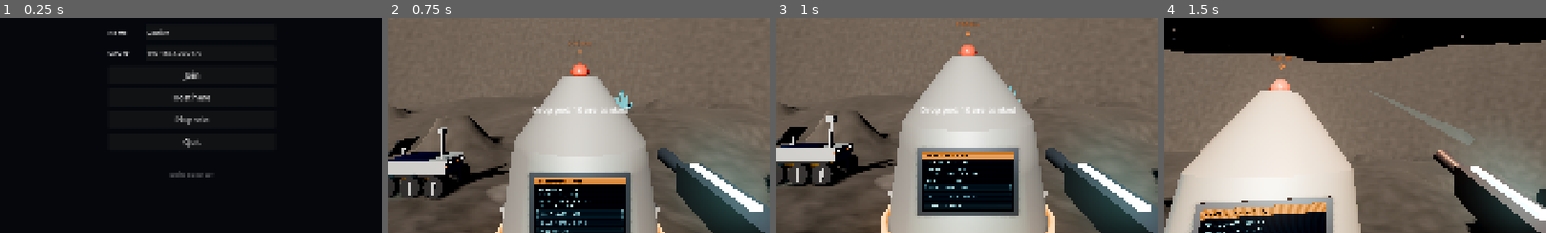
Above: before the commit, frames 1-4 (left to right).
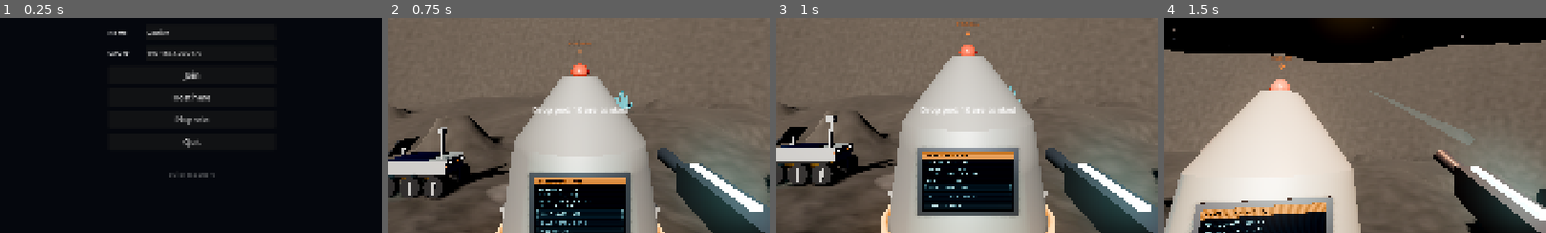
Above: after the commit, the same moments.

Repository: devonbacon/rockhopper
Game: Godot game, scene res://menu/menu.tscn
The game is run twice, just before and just after one commit, with the same random seed, the same clock (stepped at 60 frames per second) and the same inputs.
Inputs (mouse positions are % of the whole screen's width and height, from its top left):
- Up to frame 1 (0.25 s): no input
- Up to frame 2 (0.75 s): click "Play solo" at 0.5 s
- Up to frame 3 (1 s): no input
- Up to frame 4 (1.5 s): tap Enter at 1.25 s; move the mouse to (55, 50) at 1.27 s; hold W from 1.28 s (still down); tap Q at 1.35 s; click (55, 50) at 1.42 s
The pictures show only the part of the screen within x 25-75%, y 34-84%; the shares and areas given below are measured in that part.

The runs differ from the first frame. In frame 1, 0.1% of the frame differs, in the area x 44-57%, y 71-75%; in frame 2, nothing differs; in frame 3, nothing differs; in frame 4, nothing differs.

Commit message:
Spiders come out of bug holes, scaled to the number of players
At nightfall bug holes tear open 28-46 m from the pod: one the first
night, two the second, one more with three or more players. They glow
red, show on the commander's map, and close at sunrise. Spiders only
come up out of them, and with nothing within 40 m make for the pod.

Solo, at most 3 spiders at once at first and 8 by the end (from 5 and
16), coming 5-2.5 s apart (from 4-1.5 s); each player past the first
adds half as much again.

Co-Authored-By: Claude Opus 5.5 <noreply@anthropic.com>

Diff:
--- a/game/commander.gd
+++ b/game/commander.gd
@@ -510,6 +510,12 @@
 
 func _draw_overlay() -> void:
 	var font := _overlay.get_theme_default_font()
+	for hole in game.holes:
+		var at := _screen(hole.global_position)
+		if at != Vector2.INF:
+			_overlay.draw_arc(at, 12.0, 0, TAU, 24, SPIDER, 2.5)
+			_overlay.draw_circle(at, 5.0, Color(SPIDER, 0.5))
+			_text(font, at + Vector2(0, 26), "BUG HOLE", 12, SPIDER)
 	for spider in game.spiders:
 		var at := _screen(spider.global_position)
 		if at != Vector2.INF:
--- a/game/game.gd
+++ b/game/game.gd
@@ -18,8 +18,9 @@
 ## for up front that soldiers hammer up; orders rovers about; and picks
 ## what the labs research.
 ##
-## Once the sun's set, spiders climb out of the ground wherever no light falls,
-## more of them as the mission goes on, and go for soldiers, rovers out on
+## At nightfall bug holes tear open out in the crater, more of them each
+## night, and spiders climb out of them, more as the mission goes on and
+## the more players there are, and go for soldiers, rovers out on
 ## the road, what's been built, and the pod. Sunlight sends them back
 ## under. If they tear the pod open, nobody's going home; hammering it
 ## patches it up. Soldiers carry flares, which recharge, to light the dark
@@ -72,12 +73,17 @@
 ## Health comes back this fast once nothing's hurt you for a while.
 const HEAL_RATE := 4.0
 const HEAL_DELAY := 4.0
-## Spiders: the most alive at once grows from the first to the second over
-## the mission, and they come up this many seconds apart.
-const SPIDERS_START := 5
-const SPIDERS_END := 16
-const SPAWN_GAP_START := 4.0
-const SPAWN_GAP_END := 1.5
+## Spiders, for one player: the most alive at once grows from the first to
+## the second over the mission, and they come up this many seconds apart.
+## Each player past the first adds half as much again.
+const SPIDERS_START := 3
+const SPIDERS_END := 8
+const SPAWN_GAP_START := 5.0
+const SPAWN_GAP_END := 2.5
+## Bug holes open this far from the pod, at least this far apart.
+const HOLE_NEAR := 28.0
+const HOLE_FAR := 46.0
+const HOLE_APART := 18.0
 const SNAPSHOT_EVERY := 0.05
 const SLOW_EVERY := 0.25
 const MOVE_EVERY := 1.0 / 30.0
@@ -151,6 +157,7 @@
 var rovers: Array[Rover] = []
 var spiders: Array[Spider] = []
 var flares: Array[Flare] = []
+var holes: Array[Hole] = []
 ## Lately pinged spots: {position, name, commander, age, peer}.
 var pings: Array[Dictionary] = []
 ## Net id -> node, for everything that has one.
@@ -162,6 +169,7 @@
 var _rng := RandomNumberGenerator.new()
 var _light_check := 0.0
 var _spawn_in := 2.0
+var _night := false
 var _snap_in := 0.0
 var _slow_in := 0.0
 var _move_in := 0.0
@@ -675,7 +683,10 @@
 	var plans: Array = []
 	for b in blueprints:
 		plans.append([b.net_id, b.kind, b.global_position, b.global_basis.get_rotation_quaternion(), b.normal, b.hits, b.deposit.net_id if b.deposit else 0])
-	return [rows, alive, researched.keys(), plans]
+	var hole_rows: Array = []
+	for hole in holes:
+		hole_rows.append([hole.net_id, hole.global_position, hole.normal])
+	return [rows, alive, researched.keys(), plans, hole_rows]
 
 
 ## Client: the server's latest of everything that moves.
@@ -840,6 +851,16 @@
 	for plan in blueprints.duplicate():
 		if !seen.has(plan.net_id):
 			_remove_blueprint(plan)
+	seen.clear()
+	for row: Array in data[4]:
+		seen[row[0]] = true
+		if !entities.has(row[0]):
+			_add_hole(row[1], row[2], row[0])
+	for hole in holes.duplicate():
+		if !seen.has(hole.net_id):
+			holes.erase(hole)
+			entities.erase(hole.net_id)
+			hole.queue_free()
 	for upgrade: StringName in data[2]:
 		if !researched.has(upgrade):
 			researched[upgrade] = true
@@ -1164,7 +1185,7 @@
 		if distance < best_distance:
 			best_distance = distance
 			best = candidate
-	return best
+	return best if best else pod
 
 
 ## How close a spider has to be to bite target.
@@ -1268,52 +1289,60 @@
 ## soldier, a rover, or something built.
 func _spawn_spiders(delta: float) -> void:
 	if Sun.dir_at(time).y > 0.0:
+		_night = false
+		for hole in holes:
+			entities.erase(hole.net_id)
+			hole.queue_free()
+		holes.clear()
 		return
+	if !_night:
+		_night = true
+		_open_holes()
 	_spawn_in -= delta
-	if _spawn_in > 0.0:
+	if _spawn_in > 0.0 or holes.is_empty():
 		return
 	var progress := time / MISSION
-	_spawn_in = lerpf(SPAWN_GAP_START, SPAWN_GAP_END, progress)
-	if spiders.size() >= roundi(lerpf(SPIDERS_START, SPIDERS_END, progress)):
+	var players := (1.0 + maxi(1, bodies.size())) * 0.5
+	_spawn_in = lerpf(SPAWN_GAP_START, SPAWN_GAP_END, progress) / players
+	if spiders.size() >= roundi(lerpf(SPIDERS_START, SPIDERS_END, progress) * players):
 		return
-	var near: Array[Node3D] = []
-	for peer in bodies:
-		if peer != commander_peer:
-			near.append_array([bodies[peer], bodies[peer], bodies[peer]])
-	near.append_array(rovers)
-	near.append_array(built)
-	if commander_peer != 0:
-		near.append_array([pod, pod])
-	if near.is_empty():
-		return
-	var focus: Node3D = near[_rng.randi() % near.size()]
-	for attempt in 4:
-		var spot := _spawn_spot(focus.global_position)
-		if spot != Vector3.INF:
-			spawn_spider(spot)
-			return
-
-
-## Somewhere dark on the ground 12-28 m from around, inside the crater and
-## not too near any soldier, or INF if this try didn't find one.
-func _spawn_spot(around: Vector3) -> Vector3:
-	var up := Terrain.up_at(around)
-	var frame := Fixture.upright(up)
+	var hole: Hole = holes[_rng.randi() % holes.size()]
+	var frame := Fixture.upright(hole.normal)
 	var angle := _rng.randf() * TAU
-	var start := around + up * 6.0 + (frame.x * cos(angle) + frame.z * sin(angle)) * _rng.randf_range(12.0, 28.0)
-	if Vector2(start.x, start.z).length() > Terrain.FLOOR_RADIUS or terrain.density(start) < 0.0:
-		return Vector3.INF
-	var query := PhysicsRayQueryParameters3D.create(start, start - up * 24.0, Terrain.ROCK_LAYER)
-	var hit := get_world_3d().direct_space_state.intersect_ray(query)
-	if hit.is_empty():
-		return Vector3.INF
-	var spot: Vector3 = hit.position
-	for peer in bodies:
-		if peer != commander_peer and spot.distance_to((bodies[peer] as Node3D).global_position) < 10.0:
-			return Vector3.INF
-	if lit_at(spot + up * 0.6) != "":
-		return Vector3.INF
-	return spot
+	var spot := hole.global_position + (frame.x * cos(angle) + frame.z * sin(angle)) * _rng.randf_range(0.0, Hole.RADIUS * 0.7)
+	spawn_spider(terrain.surface_point(spot)[0])
+
+
+## Nightfall: one bug hole the first night, one more each night after, and
+## one more with three players or more, out in the crater away from the pod.
+func _open_holes() -> void:
+	var first_sunset := (PI - Sun.START) / TAU * Sun.DAY
+	var night := floori((time - first_sunset) / Sun.DAY) + 1
+	var want := night + (1 if bodies.size() >= 3 else 0)
+	var spots: Array[Array] = terrain.surface_spots.duplicate()
+	_shuffle(spots)
+	for loose in [1.0, 0.5]:
+		for spot in spots:
+			if holes.size() >= want:
+				break
+			var at: Vector3 = spot[0]
+			var from_pod := at.distance_to(pod.global_position)
+			if from_pod < HOLE_NEAR * loose or from_pod > HOLE_FAR / loose or Vector2(at.x, at.z).length() > Terrain.FLOOR_RADIUS - 4.0 or (spot[1] as Vector3).y < 0.8 * loose:
+				continue
+			if holes.any(func(h: Hole) -> bool: return h.global_position.distance_to(at) < HOLE_APART * loose):
+				continue
+			_add_hole(at, spot[1])
+	_announce("Bug holes are tearing open in the dark." if holes.size() > 1 else "A bug hole's torn open in the dark.")
+
+
+func _add_hole(at: Vector3, normal: Vector3, id := 0) -> Hole:
+	var hole := Hole.new()
+	hole.normal = normal
+	hole.position = at
+	add_child(hole)
+	_track(hole, id)
+	holes.push_back(hole)
+	return hole
 
 
 func _end(new_state: State, text: String) -> void:
--- /dev/null
+++ b/world/hole.gd
@@ -0,0 +1,51 @@
+class_name Hole
+extends Node3D
+## A bug hole: torn open in the ground at nightfall, where the spiders come
+## up from, and closed again at sunrise.
+
+const RADIUS := 1.6
+
+var net_id := 0
+var normal := Vector3.UP
+
+var _glow: OmniLight3D
+var _age := 0.0
+
+
+func _ready() -> void:
+	basis = Fixture.upright(normal)
+	var rim := MeshInstance3D.new()
+	var torus := TorusMesh.new()
+	torus.inner_radius = RADIUS * 0.8
+	torus.outer_radius = RADIUS * 1.35
+	rim.mesh = torus
+	rim.scale = Vector3(1, 0.45, 1)
+	var rock := StandardMaterial3D.new()
+	rock.albedo_color = Color(0.22, 0.2, 0.19)
+	rock.roughness = 1.0
+	rim.material_override = rock
+	add_child(rim)
+	var pit := MeshInstance3D.new()
+	var disc := CylinderMesh.new()
+	disc.top_radius = RADIUS
+	disc.bottom_radius = RADIUS * 0.6
+	disc.height = 0.3
+	pit.mesh = disc
+	pit.position.y = -0.1
+	var dark := StandardMaterial3D.new()
+	dark.albedo_color = Color.BLACK
+	dark.emission_enabled = true
+	dark.emission = Color(1.0, 0.12, 0.05)
+	dark.emission_energy_multiplier = 2.0
+	pit.material_override = dark
+	add_child(pit)
+	_glow = OmniLight3D.new()
+	_glow.light_color = Color(1.0, 0.25, 0.15)
+	_glow.omni_range = 14.0
+	_glow.position.y = 1.5
+	add_child(_glow)
+
+
+func _process(delta: float) -> void:
+	_age += delta
+	_glow.light_energy = 2.2 + 0.8 * sin(_age * 2.3)
Not shown, added: world/hole.gd.uid
Not shown, changed: README.md
